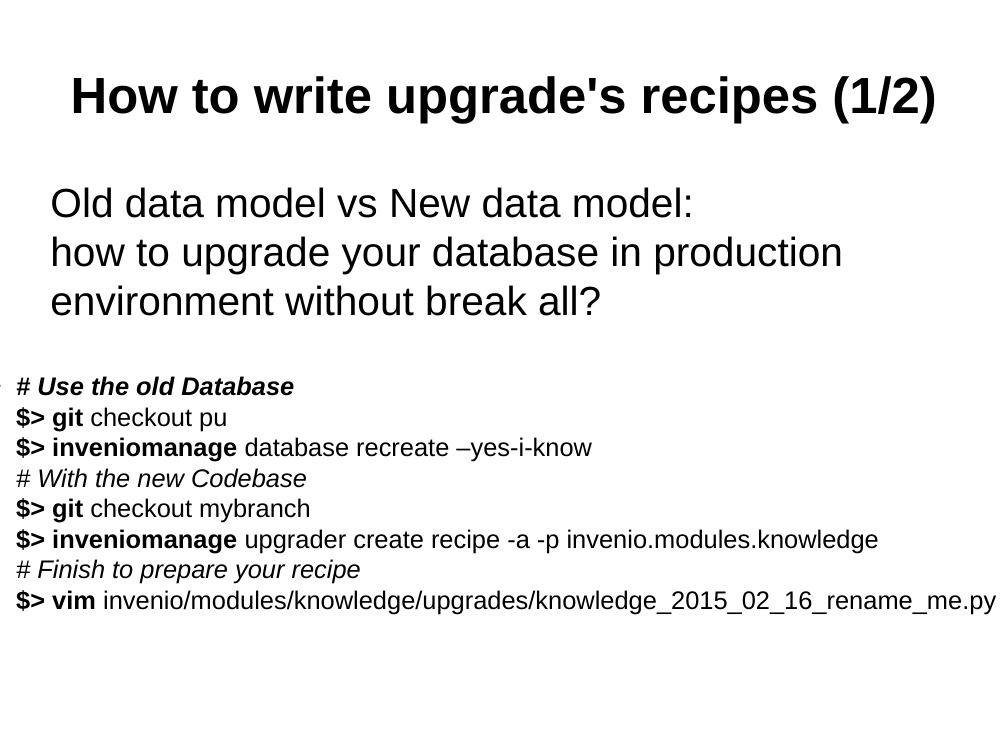
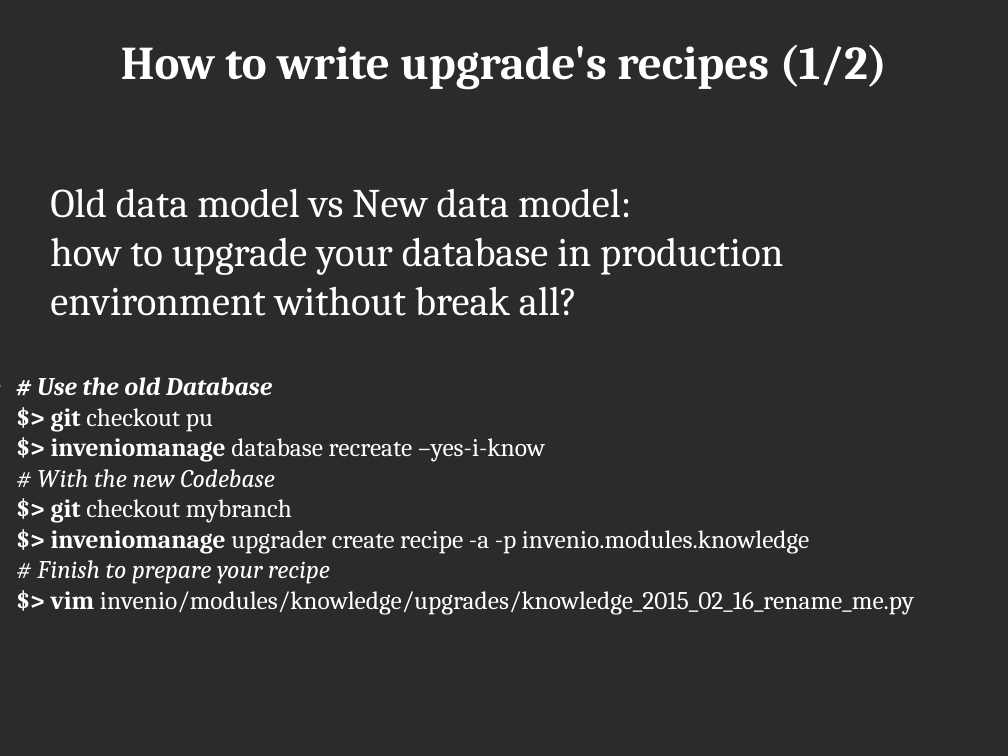
Before and after one commit to hachreak/invenio-devforum-knowledge-2.0, a slide deck: slide 7 of presentation.odp. Drawn at 1008x756 pixels with LibreOffice and Linux fonts; fonts in the diff are those of the drawing; background and template pictures are left out; a plain dark background stands for a picture behind light text. Boxes give left, top, right and bottom in pixels: in the first picture for what was removed or moved away, otherwise in the second. Text is boxed around its words. In the diff, an @@ line names an element or a change of style, - is before the commit and + after.

```diff
--- a/presentation.odp
+++ b/presentation.odp
@@ background #FFFFFF to picture (left out) @@
@@ title "How to write upgrade's recipes ...": place and size @@
-title "How to write upgrade's recipes ..." at [71,76,936,124]
+title "How to write upgrade's recipes ..." at [121,45,887,89]
@@ title "How to write upgrade's recipes ..." at [121,45,887,89]: size 40 to 37 pt, font Arial to Cambria, text colour #000000 to #FFFFFF @@
@@ text "Old data model vs New ..." at [50,189,783,316]: font Arial to Cambria, text colour #000000 to #FFFFFF @@
@@ text "# Use the old Database ..." at [37,377,914,614]: font Arial to Cambria, text colour #000000 to #FFFFFF; bullet colour #000000 to #FFFFFF @@
```
Also in this commit, not shown: 16 other slides changed, 1 other file.
